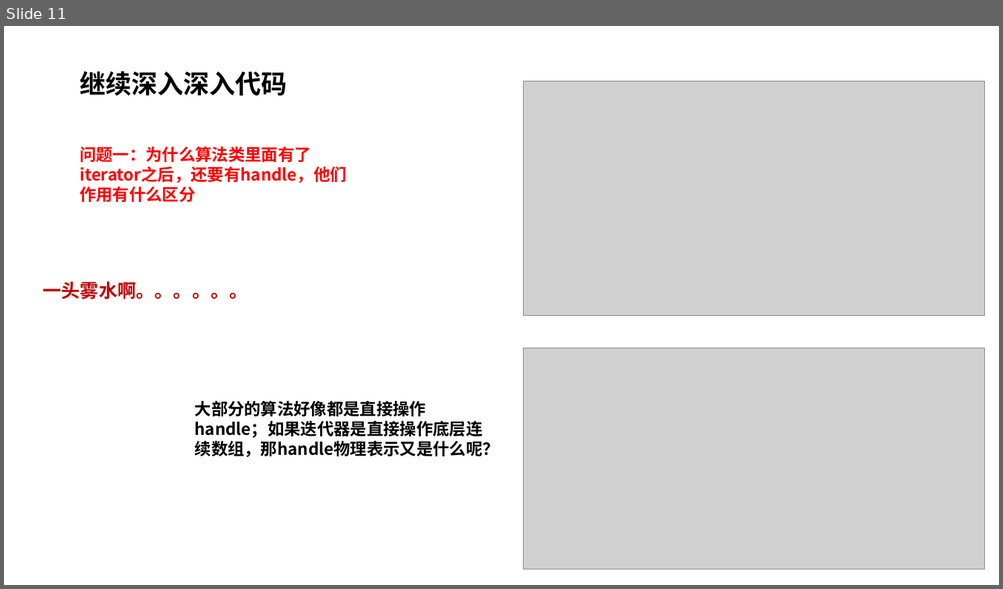
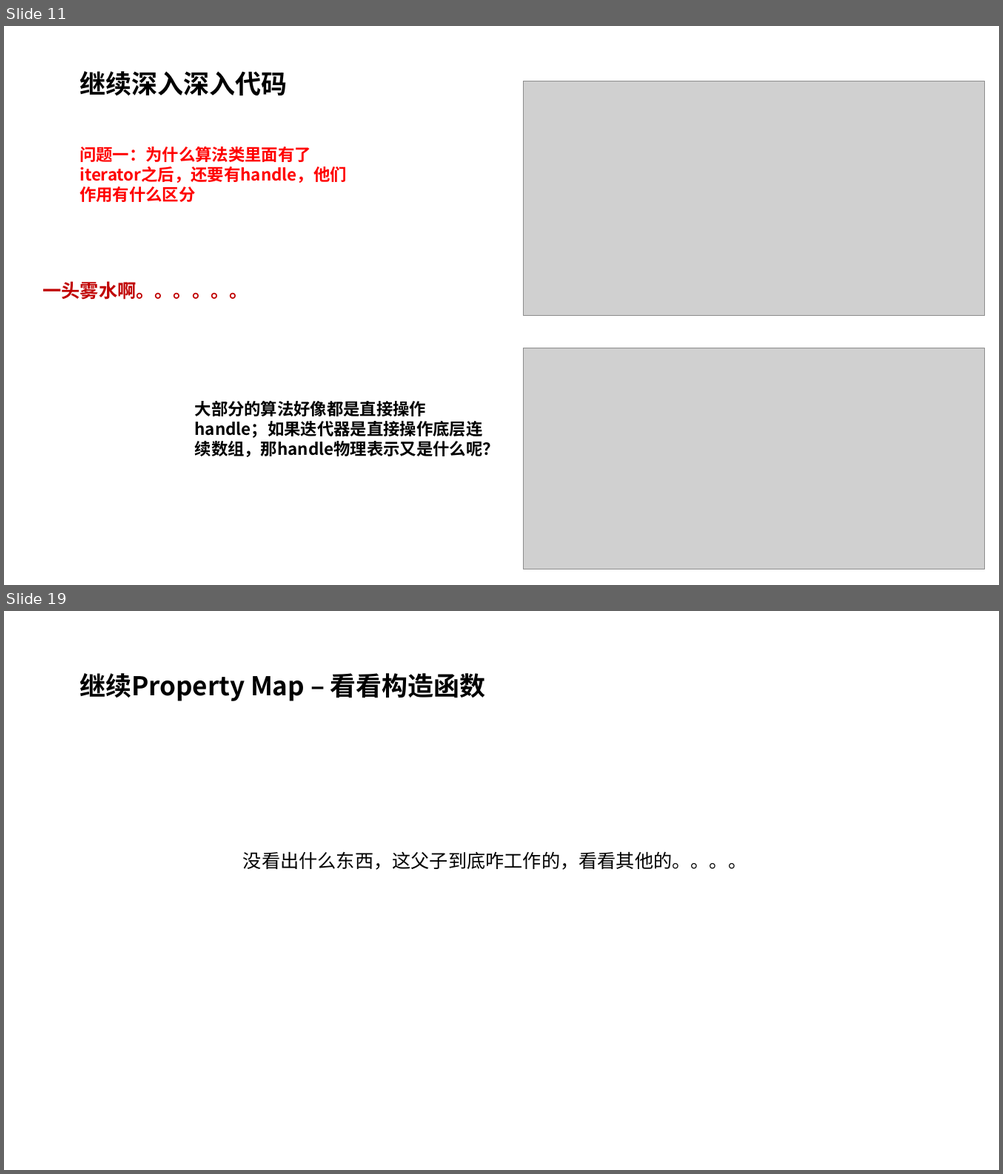
Before and after one commit to pczpcz/GAME102Learning, a slide deck: note/01 geometry algorithm/CGAL.pptx. Shown one above the other, each under a label of ours: slide 11 before the commit, slides 11 and 19 after it; the slides between them are not shown. The pictures are 1003x589 and 1003x1174 pixels, drawn with LibreOffice and Linux fonts; fonts in the diff are those of the drawing; grey boxes stand for pictures. Boxes give left, top, right and bottom in pixels: in the first picture for what was removed or moved away, otherwise in the second. Text is boxed around its words. In the diff, an @@ line names an element or a change of style, - is before the commit and + after.

```diff
--- a/note/01 geometry algorithm/CGAL.pptx
+++ b/note/01 geometry algorithm/CGAL.pptx
@@ slide 19 added at (4, 611, 999, 1170), background #FFFFFF @@
@@ title added at (79, 673, 486, 701), 25 pt, text #000000, bold @@
+继续Property Map – 看看构造函数
@@ text added at (243, 851, 746, 870), 18 pt, text #000000 @@
+没看出什么东西，这父子到底咋工作的，看看其他的。。。。
```
Also in this commit, not shown: 1 slide changed, 26 other slides added, 2 other files.
